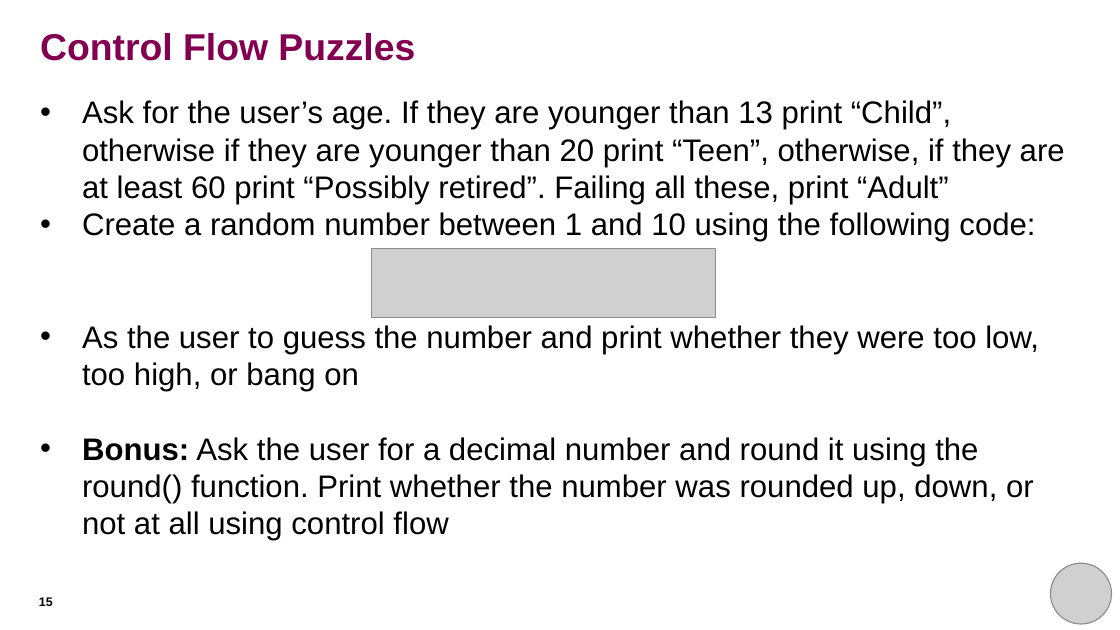
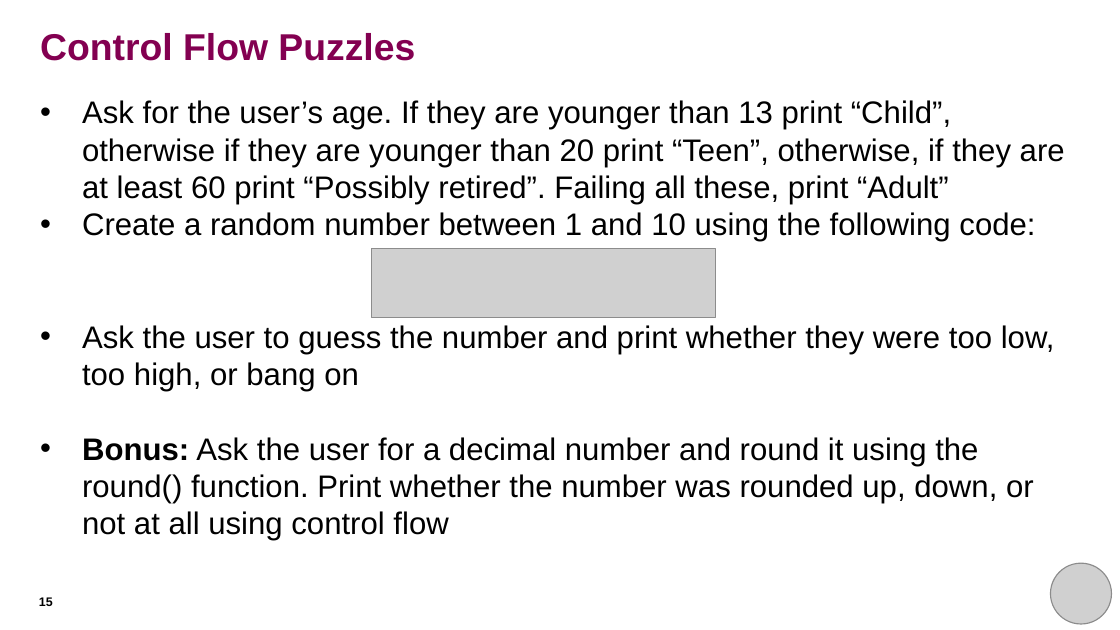
Before and after one commit to THargreaves/beginners-python, a slide deck: slide 15 of session_three/session_three_presentation.pptx. Drawn at 1120x630 pixels with LibreOffice and Linux fonts; fonts in the diff are those of the drawing; grey boxes stand for pictures. Boxes give left, top, right and bottom in pixels: in the first picture for what was removed or moved away, otherwise in the second. Text is boxed around its words. In the diff, an @@ line names an element or a change of style, - is before the commit and + after.

Commit message:
Fix spelling mistake

```diff
--- a/session_three/session_three_presentation.pptx
+++ b/session_three/session_three_presentation.pptx
@@ text at [82,325,1055,391]: text changed @@
-• As the user to guess the number and print whether they were too low, too high, or bang on
+• Ask the user to guess the number and print whether they were too low, too high, or bang on
```
